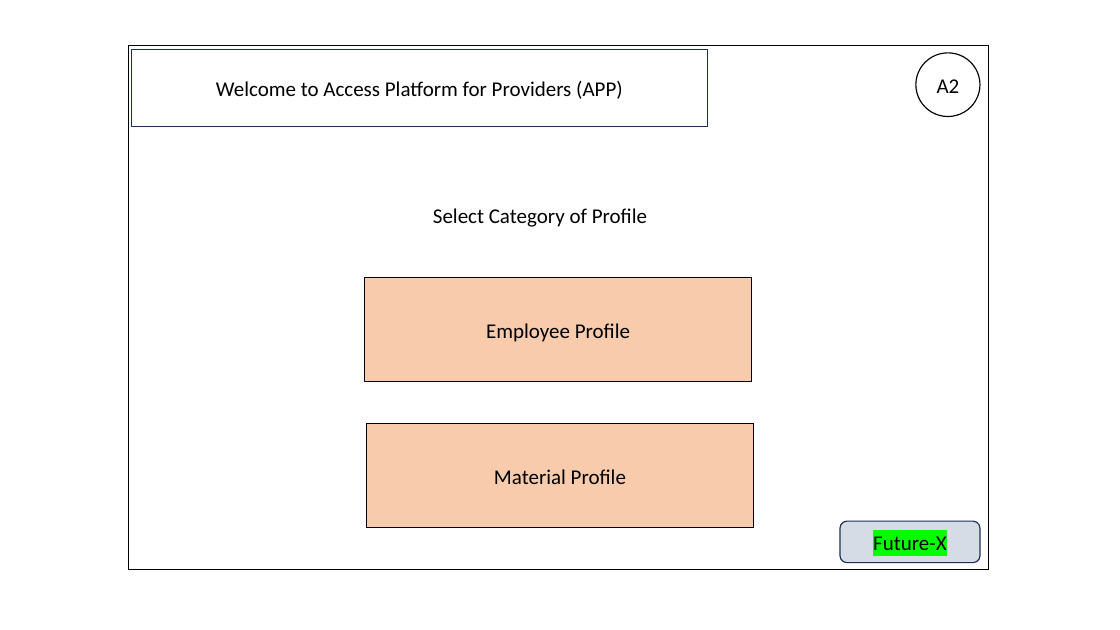
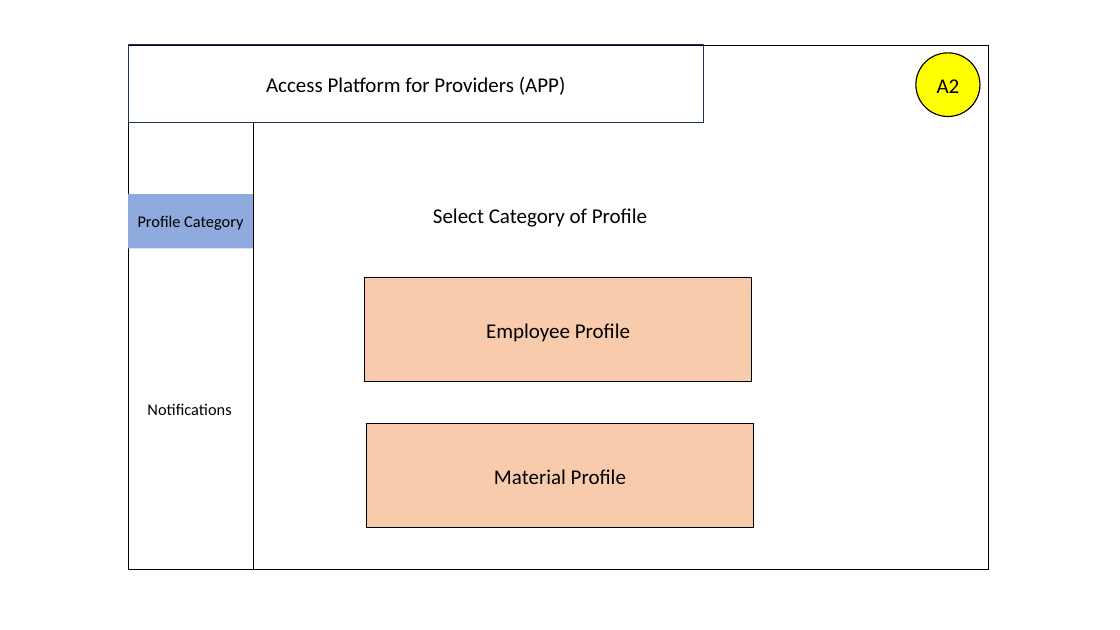
Before and after one commit to IndranilSaha09/ADCCE, a slide deck: slide 2 of Sprint 2/Front end design.pptx. Drawn at 1120x630 pixels with LibreOffice and Linux fonts; fonts in the diff are those of the drawing. Boxes give left, top, right and bottom in pixels: in the first picture for what was removed or moved away, otherwise in the second. Text is boxed around its words. In the diff, an @@ line names an element or a change of style, - is before the commit and + after.

```diff
--- a/Sprint 2/Front end design.pptx
+++ b/Sprint 2/Front end design.pptx
@@ rectangle "Access Platform for Providers (APP)": place and size @@
-rectangle "Access Platform for Providers (APP)" at bbox=[132, 50, 707, 127]
+rectangle "Access Platform for Providers (APP)" at bbox=[129, 45, 704, 122]
@@ ellipse "A2" at bbox=[916, 53, 980, 117]: fill none to #FFFF00 @@
@@ text in rectangle at bbox=[266, 77, 566, 95]: text changed @@
-Welcome to Access Platform for Providers (APP)
+Access Platform for Providers (APP)
@@ line added from (253, 123) to (253, 570), #000000 0.5 pt @@
@@ rectangle added at bbox=[129, 194, 253, 249], fill #8FAADC, 14 pt, text #000000 @@
+Profile Category
@@ text added at bbox=[147, 403, 231, 415], 14 pt, text #000000 @@
+Notifications
@@ rounded rectangle removed at bbox=[840, 521, 981, 562] @@
-Future-X
```
Also in this commit, not shown: 7 other slides changed, 2 slides added, 1 other file.
